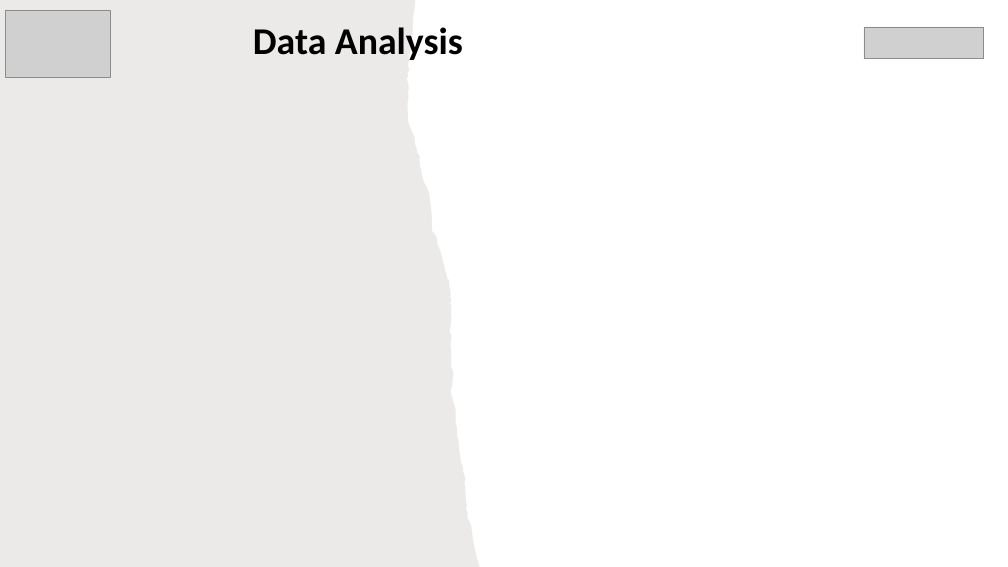
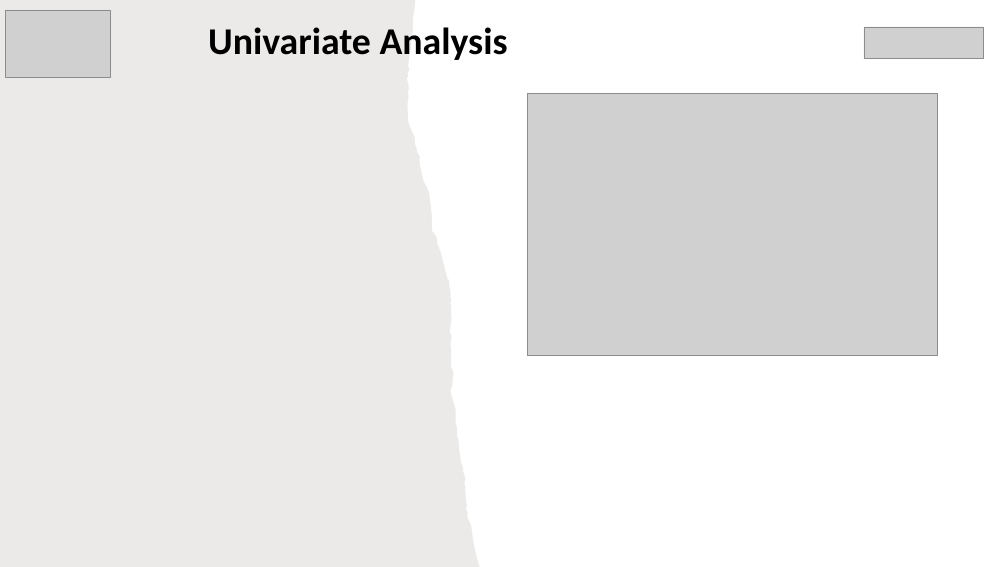
Before and after one commit to rramchan12/Lending-Club-EDA-CaseStudy, a slide deck: slide 7 of LendingClubCaseStudy.pptx. Drawn at 1008x567 pixels with LibreOffice and Linux fonts; fonts in the diff are those of the drawing; grey boxes stand for pictures; background and template pictures are left out. Boxes give left, top, right and bottom in pixels: in the first picture for what was removed or moved away, otherwise in the second. Text is boxed around its words. In the diff, an @@ line names an element or a change of style, - is before the commit and + after.

```diff
--- a/LendingClubCaseStudy.pptx
+++ b/LendingClubCaseStudy.pptx
@@ title at [208, 27, 508, 60]: text changed @@
-Data Analysis
+Univariate Analysis
@@ picture added at [527, 94, 937, 355] @@
```
Also in this commit, not shown: 3 other slides changed, 1 other file.
